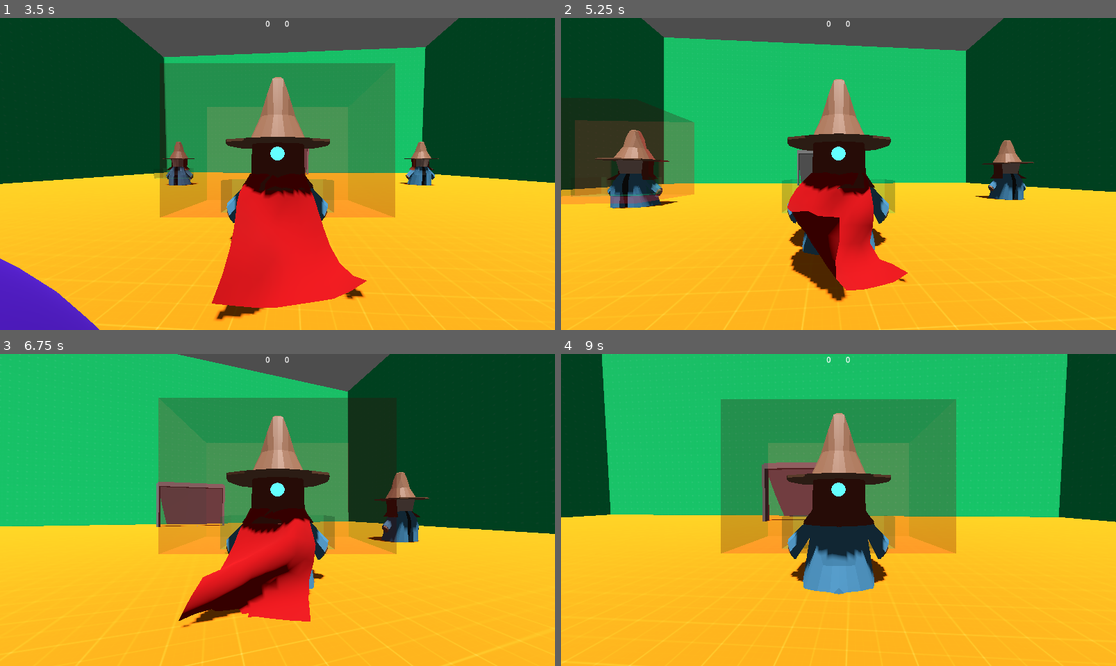
Above: before the commit, frames 1-4 (two rows, left to right).
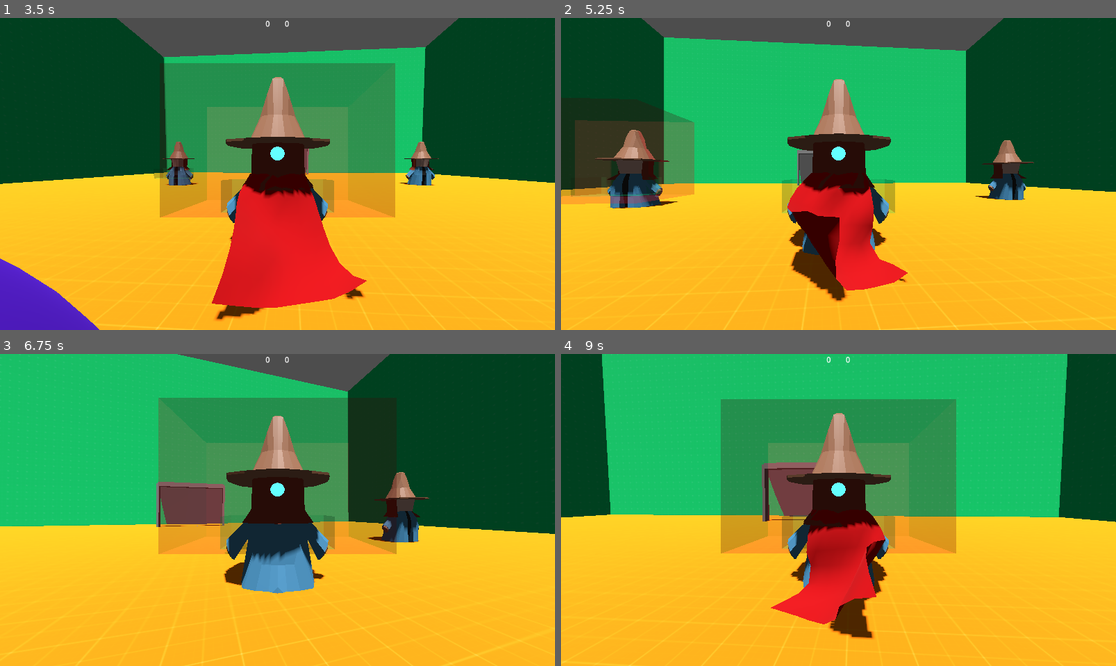
Above: after the commit, the same moments.

Repository: AndreMoukarzel/magic-force
Game: Godot game, scene res://test_scene.tscn
Two runs of this game, one before a commit and one after it. Both use one fixed random seed, a clock stepped at 60 frames per second and the inputs below.
Inputs (mouse positions are in pixels of both pictures, inside the frame that each line leads up to):
- Up to frame 1 (3.5 s): move the mouse to (305, 174) at 0.52 s; hold Space (float) 0.53-1.28 s; hold W (forward) from 0.53 s (still down); move the mouse to (249, 174) at 1.27 s; tap Space (float) at 1.35, 2.3, 3.05 s; move the mouse to (288, 167) at 2.02 s; press the mouse at (288, 167) at 2.03 s; move the mouse to (271, 180) at 2.77 s; release the mouse at (271, 180) at 2.78 s; right-click (271, 180) at 2.85 s
- Up to frame 2 (5.25 s): keep holding W (forward); move the mouse to (877, 177) at 3.52 s; hold Space (float) 3.53-4.28 s; move the mouse to (794, 170) at 4.27 s; tap Space (float) at 4.35 s; move the mouse to (844, 174) at 5.02 s; press the mouse at (844, 174) at 5.03 s
- Up to frame 3 (6.75 s): tap Space (float) at 5.3, 6.05 s; move the mouse to (255, 503) at 5.77 s; release W (forward) at 5.78 s; release the mouse at (255, 503) at 5.78 s; hold D (right) 5.78-6.53 s; right-click (255, 503) at 5.85 s; move the mouse to (305, 510) at 6.52 s; hold W (forward) from 6.53 s (still down); hold Space (float) from 6.53 s (still down)
- Up to frame 4 (9 s): move the mouse to (810, 510) at 7.27 s; release Space (float) at 7.28 s; tap Space (float) at 7.35, 8.3 s; move the mouse to (849, 503) at 8.02 s; press the mouse at (849, 503) at 8.03 s; move the mouse to (832, 516) at 8.77 s; release W (forward) at 8.78 s; release the mouse at (832, 516) at 8.78 s; hold A (left) from 8.78 s (still down); right-click (832, 516) at 8.85 s

Frame 1 is identical in both runs. In frame 2, less than 0.1% of the frame differs, in the area x 41-62%, y 52-90%; in frame 3, 5.5%, in the area x 32-57%, y 49-88%; in frame 4, 4.5%.

Commit message:
Adds aerial rotation to player

Diff:
--- a/character_body_3d.gd
+++ b/character_body_3d.gd
@@ -6,6 +6,8 @@
 @export var RISE_ACC: float = 10.0
 @export var FALL_ACC: float = 18.5
 @export var KNOCKBACK_DECAY: float = 15.0
+@export var ROT_ACC: float = 3.5
+@export var ROT_ACC_AIR: float = 1.2
 
 @onready var CAM: Camera3D = $CameraSpring/Camera3D
 @onready var CHAR: Node3D = $Mage
@@ -32,9 +34,13 @@
 	if is_on_floor():
 		velocity.x = move_toward(velocity.x, direction.x * SPEED, ACC * delta)
 		velocity.z = move_toward(velocity.z, direction.z * SPEED, ACC * delta)
+		CHAR.global_rotation.x = move_toward(CHAR.global_rotation.x, 0.0, ROT_ACC * delta)
+		CHAR.global_rotation.z = move_toward(CHAR.global_rotation.z, 0.0, ROT_ACC * delta)
 	else:
 		velocity.x = move_toward(velocity.x, direction.x * SPEED, ACC_AIR * delta)
 		velocity.z = move_toward(velocity.z, direction.z * SPEED, ACC_AIR * delta)
+		CHAR.global_rotation.x = move_toward(CHAR.global_rotation.x, cam_rot.x, ROT_ACC_AIR * delta)
+		CHAR.global_rotation.z = move_toward(CHAR.global_rotation.z, cam_rot.z, ROT_ACC_AIR * delta)
 		if velocity.y > 0:
 			# Ascending: lower gravity for slower upward deceleration
 			velocity.y -= RISE_ACC * delta
